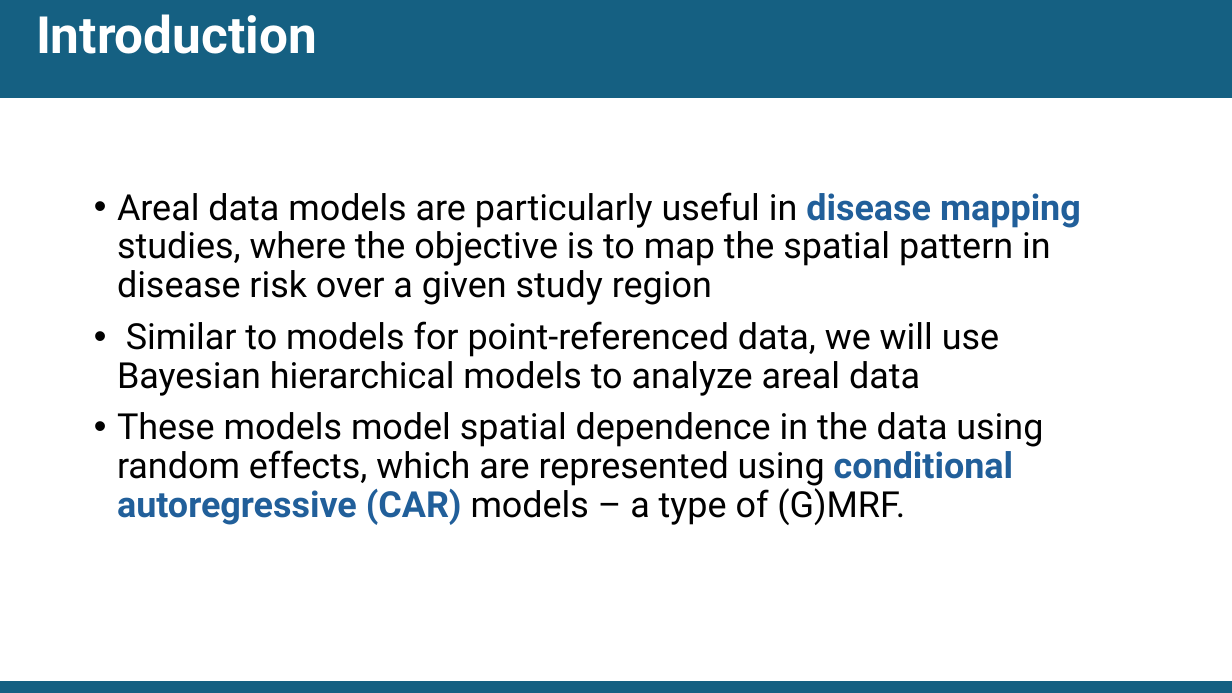
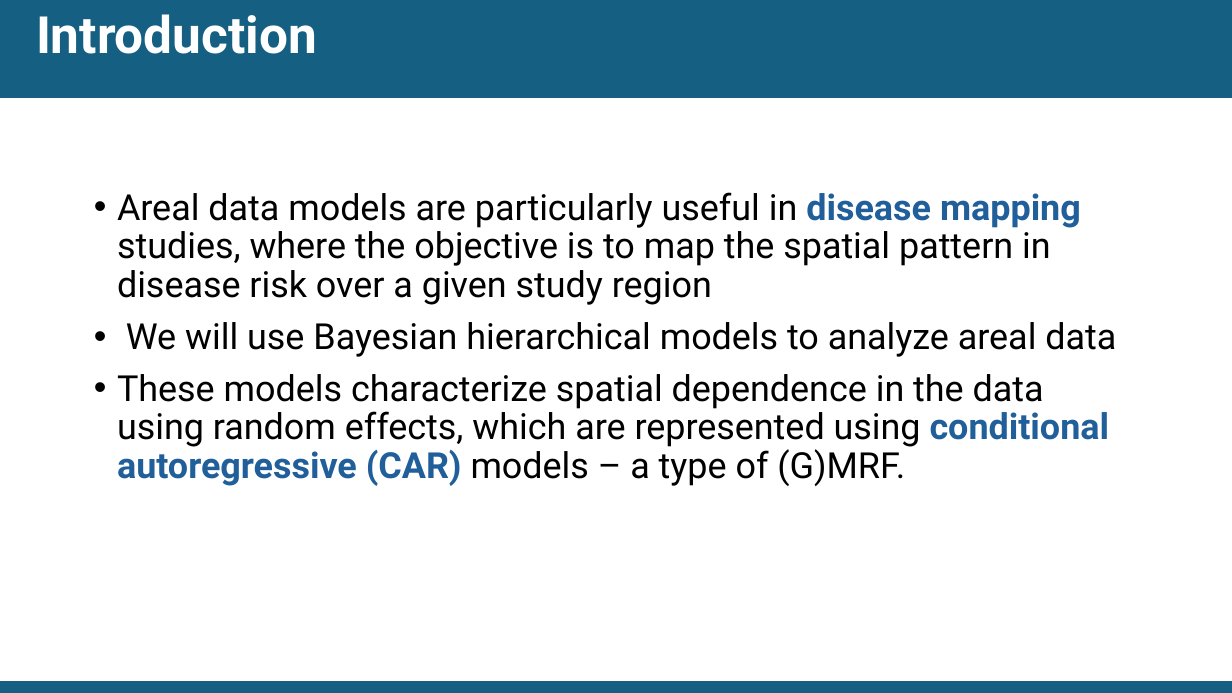
Before and after one commit to EdsonUtazi/CISON_Workshop_Nigeria, a slide deck: slide 4 of Day 1 files/Areal data analysis.pptx. Drawn at 1232x693 pixels with LibreOffice and Linux fonts; fonts in the diff are those of the drawing. Boxes give left, top, right and bottom in pixels: in the first picture for what was removed or moved away, otherwise in the second. Text is boxed around its words. In the diff, an @@ line names an element or a change of style, - is before the commit and + after.

Commit message:
Updated areal data analysis

```diff
--- a/Day 1 files/Areal data analysis.pptx
+++ b/Day 1 files/Areal data analysis.pptx
@@ text at (117,322,1116,486): text changed @@
-• Similar to models for point-referenced data, we will use Bayesian hierarchical models to analyze areal data
-• These models model spatial dependence in the data using random effects, which are represented using conditional autoregressive (CAR) models – a type of (G)MRF.
+• We will use Bayesian hierarchical models to analyze areal data
+• These models characterize spatial dependence in the data using random effects, which are represented using conditional autoregressive (CAR) models – a type of (G)MRF.
```
Also in this commit, not shown: 3 other slides changed.
